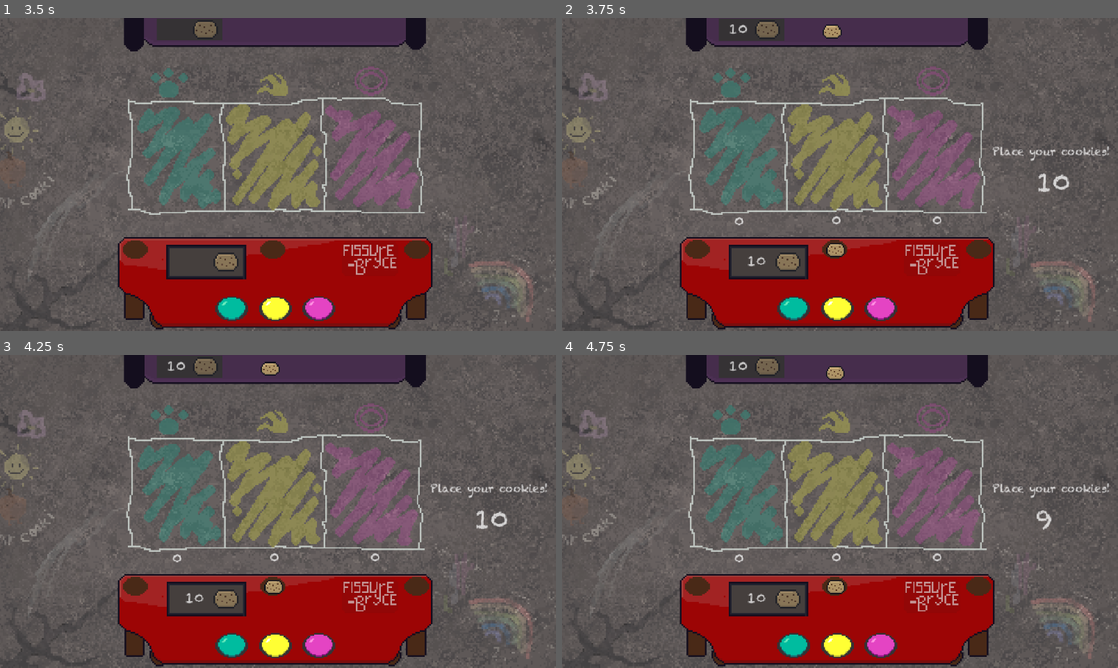
Above: before the commit, frames 1-4 (two rows, left to right).
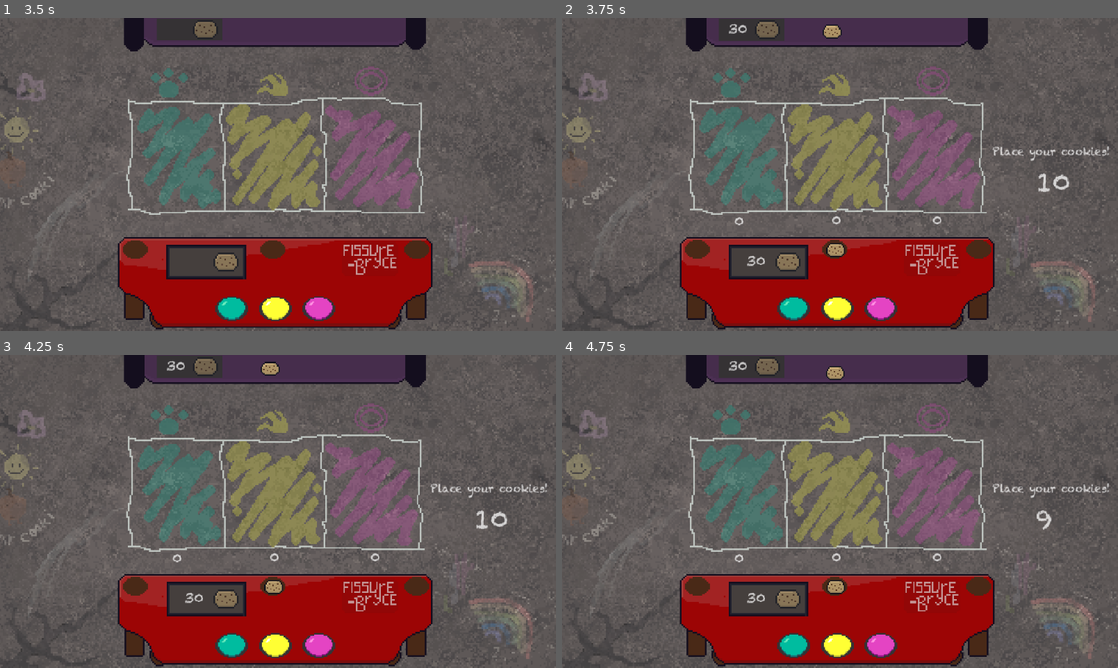
Above: after the commit, the same moments.

Repository: Sooshimi/golden-biscuit
Game: Godot game, scene res://scenes/battle_screen.tscn
Two runs of this game, one before a commit and one after it. Both use one fixed random seed, a clock stepped at 60 frames per second and the inputs below.
Inputs (mouse positions are in pixels of both pictures, inside the frame that each line leads up to):
- Up to frame 1 (3.5 s): click "Start Game" at 0.5 s; move the mouse to (400, 158) at 1.27 s; click (400, 158) at 1.35 s; move the mouse to (166, 190) at 2.02 s; click (166, 190) at 2.1 s; move the mouse to (333, 105) at 2.77 s; click (333, 105) at 2.85 s
- Up to frame 2 (3.75 s): move the mouse to (812, 237) at 3.52 s; click (812, 237) at 3.6 s
- Up to frame 3 (4.25 s): no input
- Up to frame 4 (4.75 s): tap Enter at 4.25 s; move the mouse to (834, 586) at 4.27 s; click (834, 586) at 4.35 s

Frame 1 is identical in both runs. In frame 2, less than 0.1% of the frame differs, in the area x 30-37%, y 1-80%; in frame 3, less than 0.1%; in frame 4, less than 0.1%.

Commit message:
Set default cookie values and reset on replay
Introduces a 'default' value for cookies in global.gd and initializes player and enemy cookie counts with it. Also resets player_total_cookies to the default value when the play again button is pressed in battle_screen.gd.

Diff:
--- a/scripts/battle_screen/battle_screen.gd
+++ b/scripts/battle_screen/battle_screen.gd
@@ -333,3 +333,5 @@
 
 func _on_play_again_button_pressed():
 	get_tree().reload_current_scene()
+	Global.player_total_cookies = Global.default
+	Global.player_total_cookies = Global.default
--- a/scripts/globals/global.gd
+++ b/scripts/globals/global.gd
@@ -1,5 +1,6 @@
 extends Node
 
-var player_total_cookies := 10
-var enemy_total_cookies := 10
+var default := 30
+var player_total_cookies = default
+var enemy_total_cookies = default
 var game_start := false
